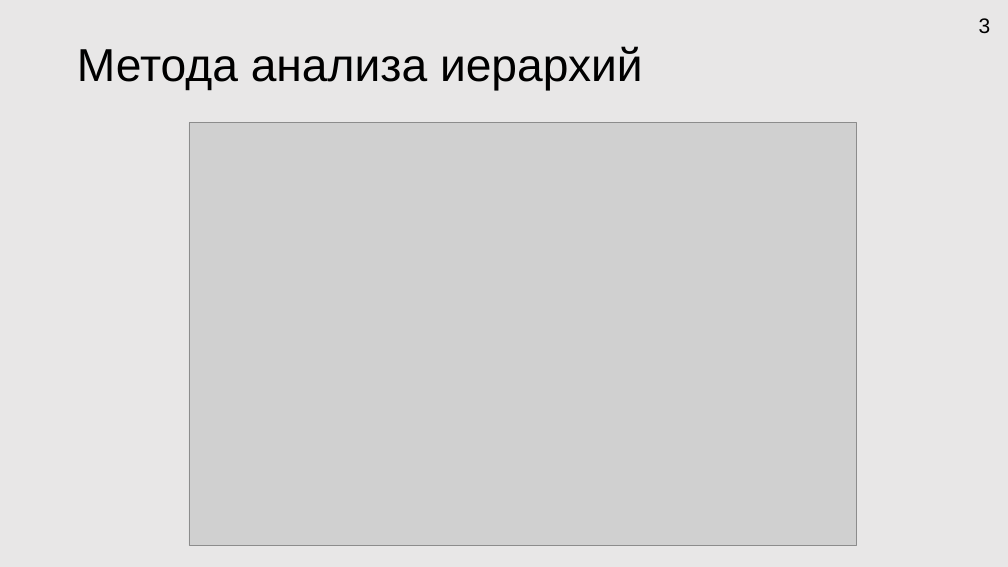
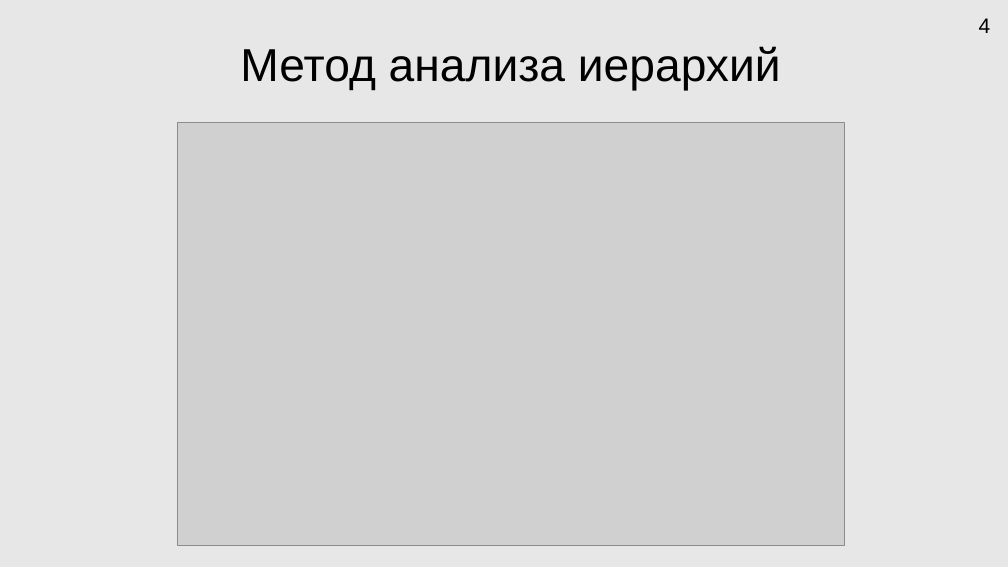
Before and after one commit to HORNetpy/testgitrepo, a slide deck: slide 4 of Docs/Мои документы/Презентация Microsoft PowerPoint.pptx (slide 3 before the commit). Drawn at 1008x567 pixels with LibreOffice and Linux fonts; fonts in the diff are those of the drawing; grey boxes stand for pictures. Boxes give left, top, right and bottom in pixels: in the first picture for what was removed or moved away, otherwise in the second. Text is boxed around its words. In the diff, an @@ line names an element or a change of style, - is before the commit and + after.

```diff
--- a/Docs/Мои документы/Презентация Microsoft PowerPoint.pptx
+++ b/Docs/Мои документы/Презентация Microsoft PowerPoint.pptx
@@ page number at box(979, 18, 991, 33): text changed @@
-3
+4
@@ title at box(240, 46, 781, 90): text changed @@
-Метода анализа иерархий
+Метод анализа иерархий
@@ picture: place and size @@
-picture at box(189, 123, 857, 545)
+picture at box(177, 123, 845, 545)
```
Also in this commit, not shown: 8 other slides changed, 6 slides added, 1 slide removed, 4 other files.
